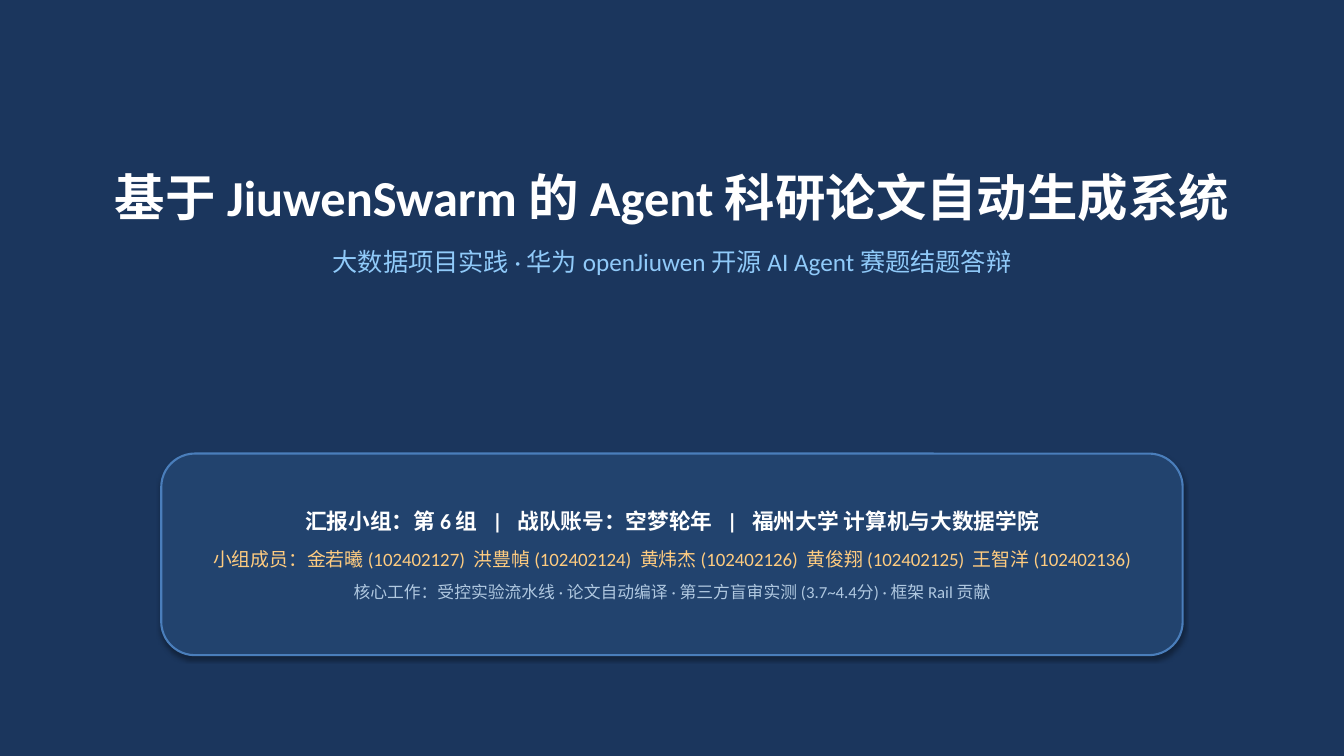
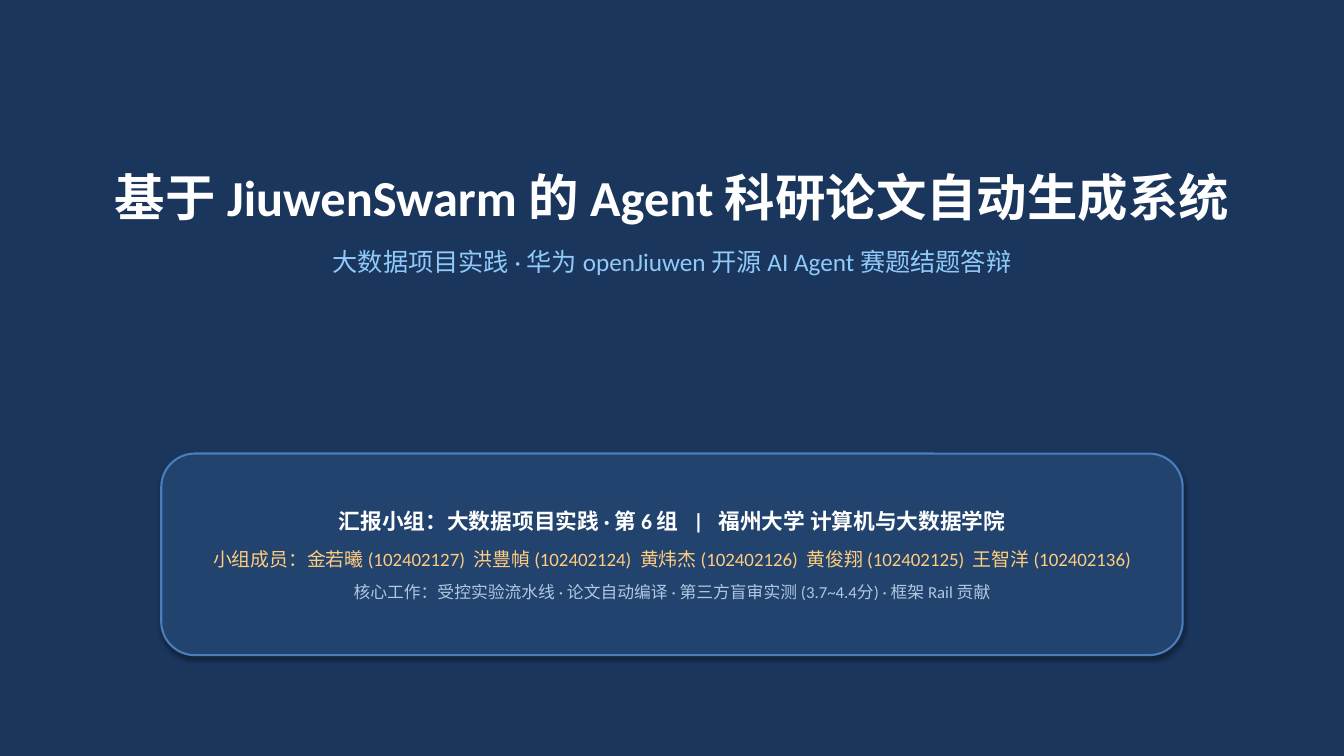
Before and after one commit to MieSheeeep/JiuwenSwarmPaperAgent, a slide deck: slide 1 of docs/第6组项目汇报PPT_终版.pptx. Drawn at 1344x756 pixels with LibreOffice and Linux fonts; fonts in the diff are those of the drawing. Boxes give left, top, right and bottom in pixels: in the first picture for what was removed or moved away, otherwise in the second. Text is boxed around its words. In the diff, an @@ line names an element or a change of style, - is before the commit and + after.

```diff
--- a/docs/第6组项目汇报PPT_终版.pptx
+++ b/docs/第6组项目汇报PPT_终版.pptx
@@ text in rounded rectangle at bbox=[339, 510, 1005, 531]: text changed @@
-汇报小组：第 6 组 | 战队账号：空梦轮年 | 福州大学 计算机与大数据学院
+汇报小组：大数据项目实践 · 第 6 组 | 福州大学 计算机与大数据学院
```
Also in this commit, not shown: 3 other files.
